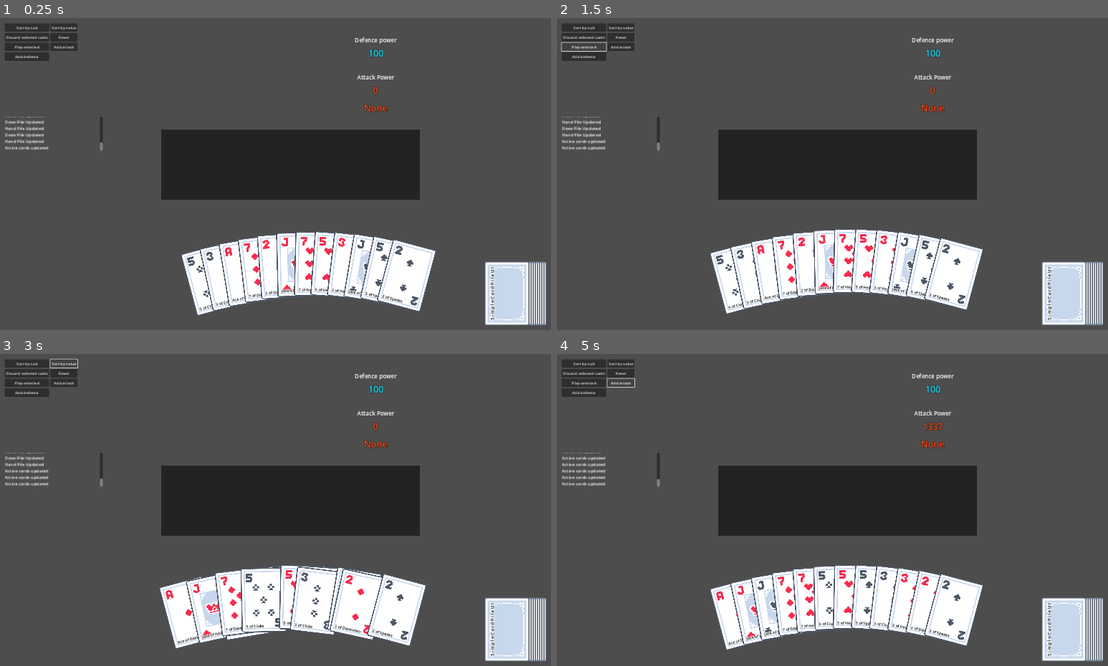
Above: before the commit, frames 1-4 (two rows, left to right).
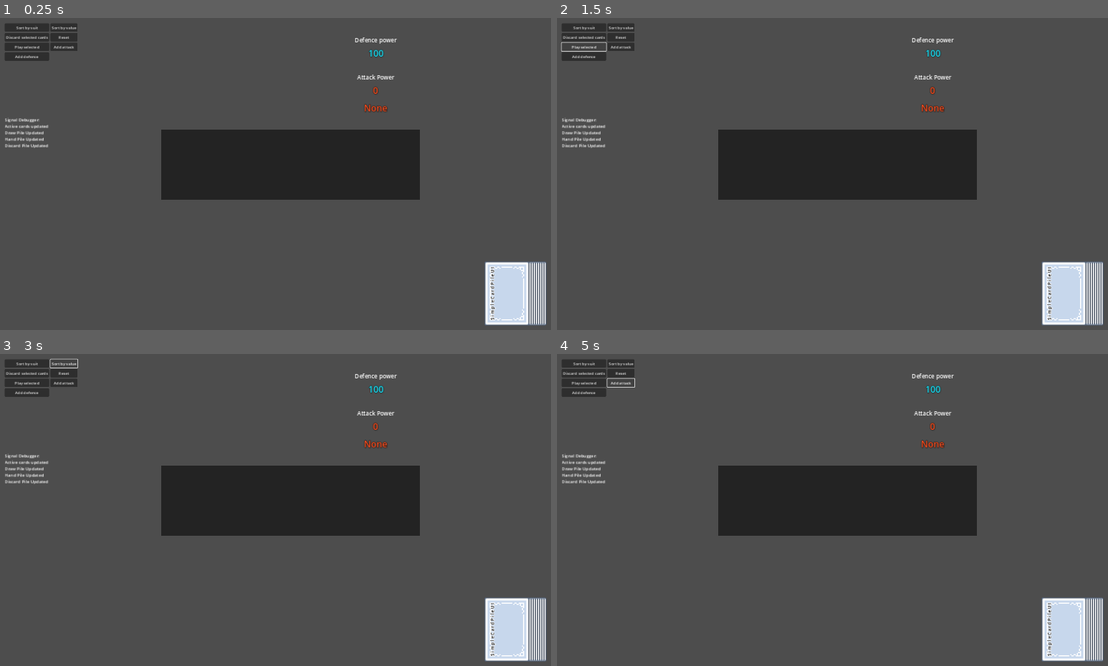
Above: after the commit, the same moments.

Repository: Xikura/RoguelikeCardgame
Game: Godot game, scene res://main.tscn
Two runs of this game, one before a commit and one after it. Both use one fixed random seed, a clock stepped at 60 frames per second and the inputs below.
Inputs:
- Up to frame 1 (0.25 s): no input
- Up to frame 2 (1.5 s): click "Sort by suit" at 0.5 s; click "Play selected" at 1.25 s
- Up to frame 3 (3 s): click "Play selected" at 2 s; click "Sort by value" at 2.75 s
- Up to frame 4 (5 s): click "Discard selected cards" at 3.5 s; click "Add attack" at 4.25 s

The runs differ from the first frame. In frame 1, 9.7% of the frame differs, in the area x 0-80%, y 31-96%; in frame 2, 10%; in frame 3, 10%; in frame 4, 10%, in the area x 0-78%, y 22-95%.
Error after the commit: Parse Error: Expected expression after "/" operator. (res://main.gd:104)

Commit message:
Added better sorting of cards (black - red - black - red)

Diff:
--- a/main.gd
+++ b/main.gd
@@ -101,13 +101,14 @@
 		sort_cards_by_value()
 
 func sort_cards_by_suit():
+	var suit_weights = {'S': 4, 'H': 3, 'C': 2, 'D': 1} // To make cards show up black - red - black - red
 	current_sort = SortBy.suit
 	card_pile_ui.remove_all_from_active_cards()
 	card_pile_ui.sort_hand(func(a, b):
 		if a.card_data.suit == b.card_data.suit:
 			return b.card_data.value < a.card_data.value
 		else:
-			return a.card_data.suit < b.card_data.suit
+			return suit_weights[a.card_data.suit] < suit_weights[b.card_data.suit]
 	)
 
 func sort_cards_by_value():
